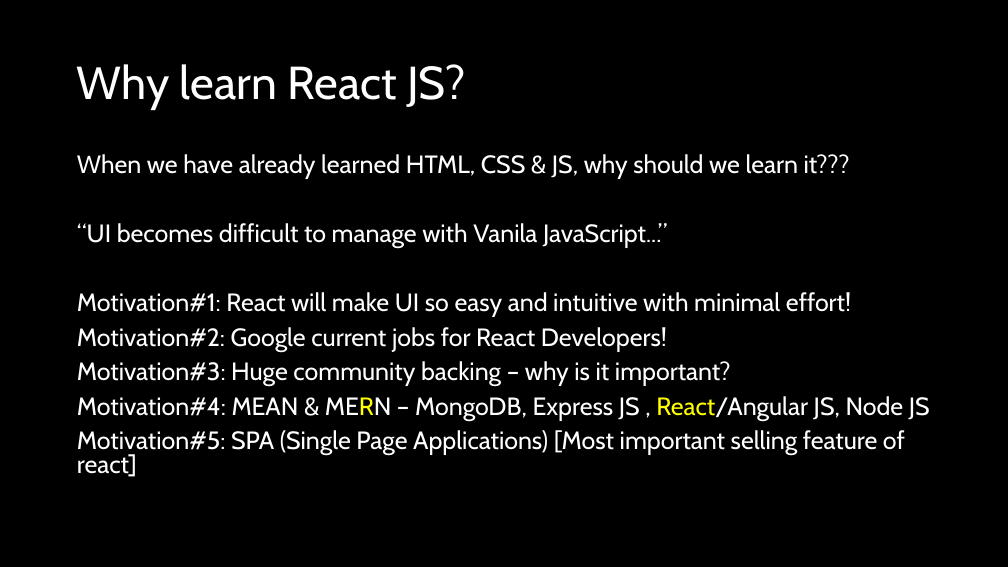
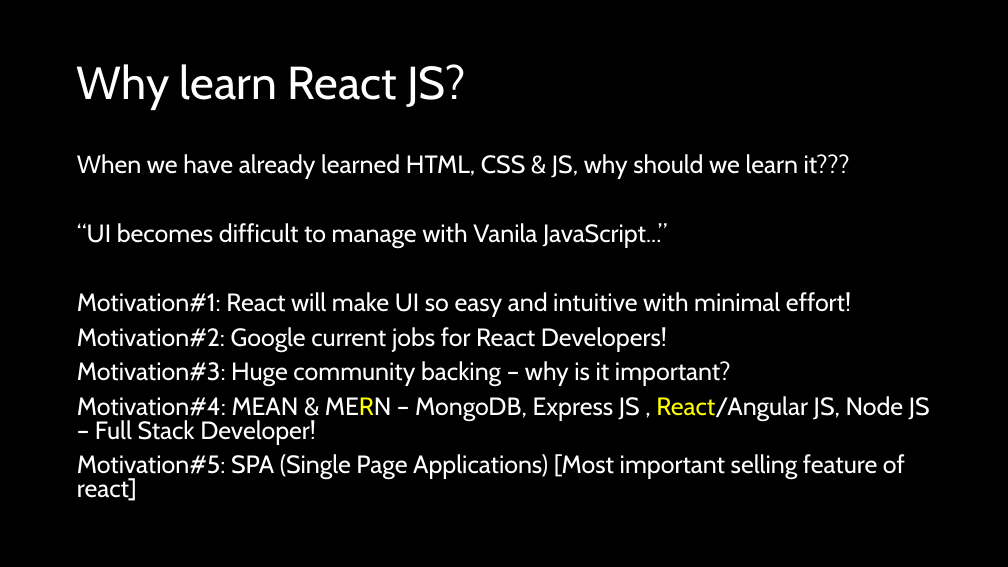
Before and after one commit to natiquekeyin/fall2025, a slide deck: slide 4 of JavaScript/Week10/Week10.pptx. Drawn at 1008x567 pixels with LibreOffice and Linux fonts; fonts in the diff are those of the drawing. Boxes give left, top, right and bottom in pixels: in the first picture for what was removed or moved away, otherwise in the second. Text is boxed around its words. In the diff, an @@ line names an element or a change of style, - is before the commit and + after.

```diff
--- a/JavaScript/Week10/Week10.pptx
+++ b/JavaScript/Week10/Week10.pptx
@@ text at [77,396,930,444]: text changed @@
-Motivation#4: MEAN & MERN – MongoDB, Express JS , React/Angular JS, Node JS
+Motivation#4: MEAN & MERN – MongoDB, Express JS , React/Angular JS, Node JS – Full Stack Developer!
```
Also in this commit, not shown: 2 other slides changed, 16 other files.
